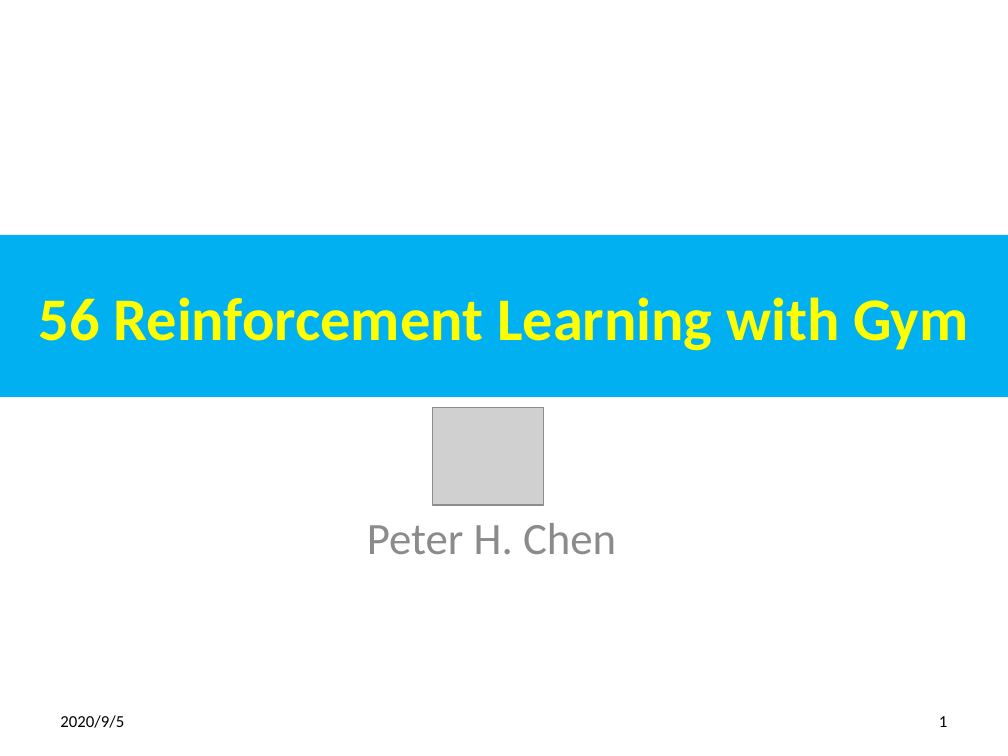
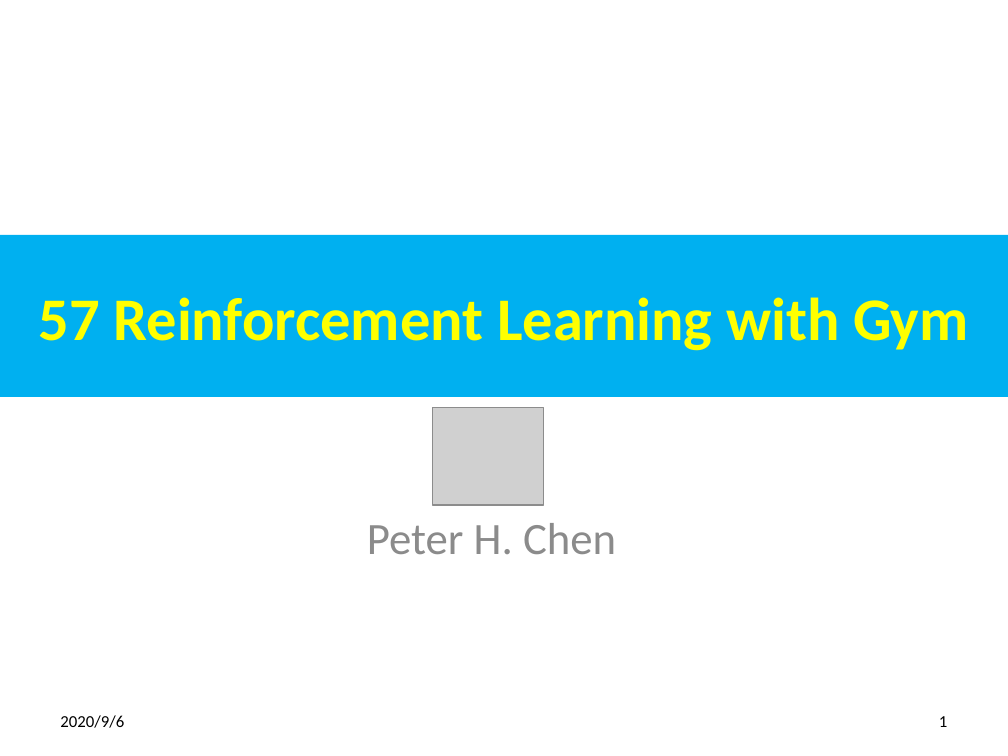
Before and after one commit to peterhchen/900_Python_ML_DS_DL, a slide deck: slide 1 of 057_ReinforcemetGym.pptx. Drawn at 1008x756 pixels with LibreOffice and Linux fonts; fonts in the diff are those of the drawing; grey boxes stand for pictures. Boxes give left, top, right and bottom in pixels: in the first picture for what was removed or moved away, otherwise in the second. Text is boxed around its words. In the diff, an @@ line names an element or a change of style, - is before the commit and + after.

```diff
--- a/057_ReinforcemetGym.pptx
+++ b/057_ReinforcemetGym.pptx
@@ title at (39,297,968,351): text changed @@
-56 Reinforcement Learning with Gym
+57 Reinforcement Learning with Gym
@@ text at (60,715,124,728): text changed @@
-2020/9/5
+2020/9/6
```
Also in this commit, not shown: 31 other slides changed.
